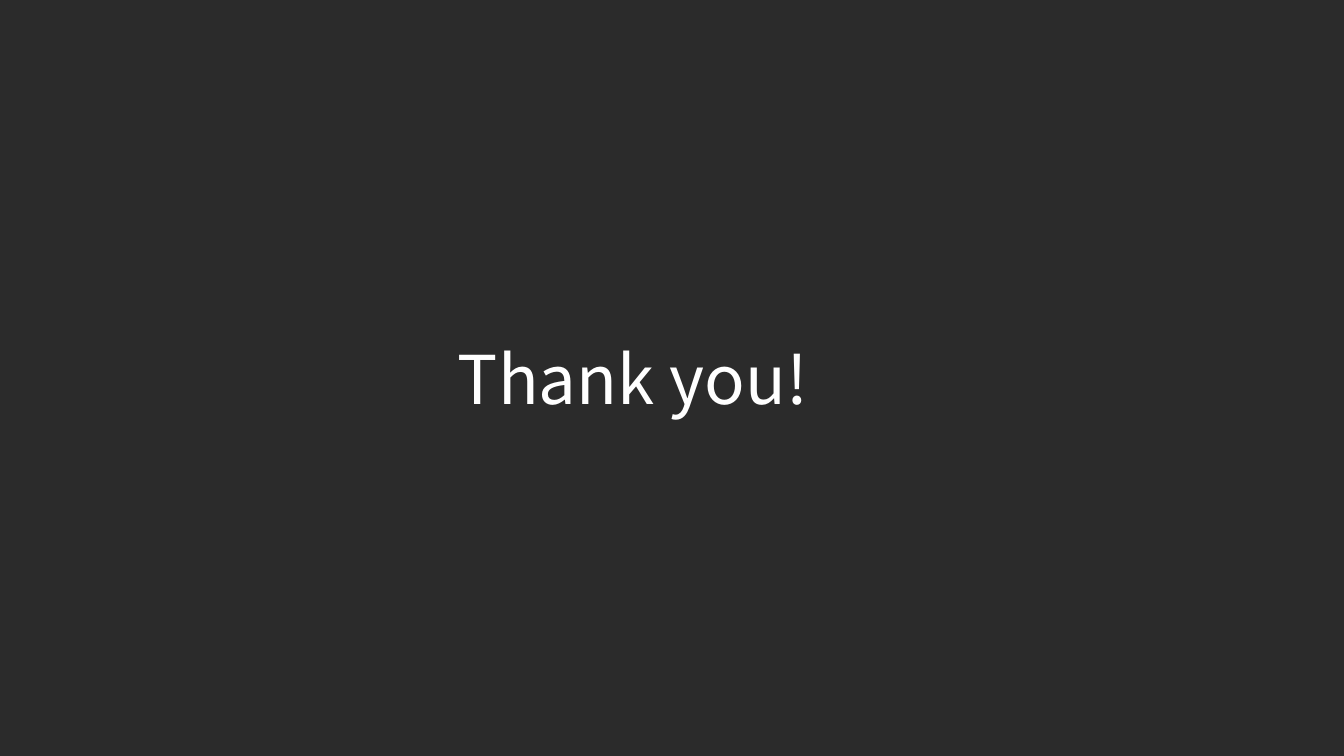
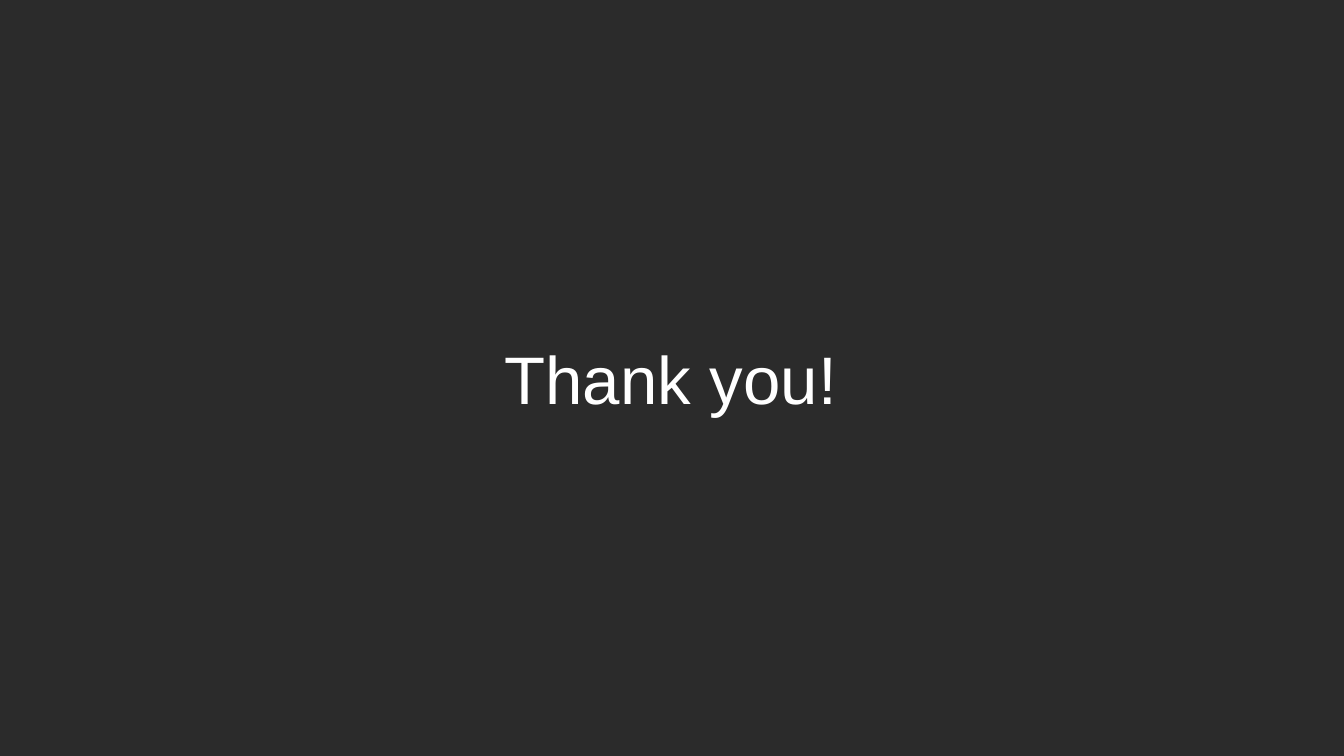
Before and after one commit to Github-Anderson/CS181-Project, a slide deck: slide 10 of presentation/proposal.pptx. Drawn at 1344x756 pixels with LibreOffice and Linux fonts; fonts in the diff are those of the drawing; background and template pictures are left out; a plain dark background stands for a picture behind light text. Boxes give left, top, right and bottom in pixels: in the first picture for what was removed or moved away, otherwise in the second. Text is boxed around its words. In the diff, an @@ line names an element or a change of style, - is before the commit and + after.

```diff
--- a/presentation/proposal.pptx
+++ b/presentation/proposal.pptx
@@ text "Thank you!" moved from (x1=458, y1=350, x2=808, y2=420) to (x1=505, y1=355, x2=837, y2=417) @@
@@ text "Thank you!" at (x1=505, y1=355, x2=837, y2=417): font Noto Sans CJK SC to Arial @@
```
Also in this commit, not shown: 9 other slides changed, 1 other file.
